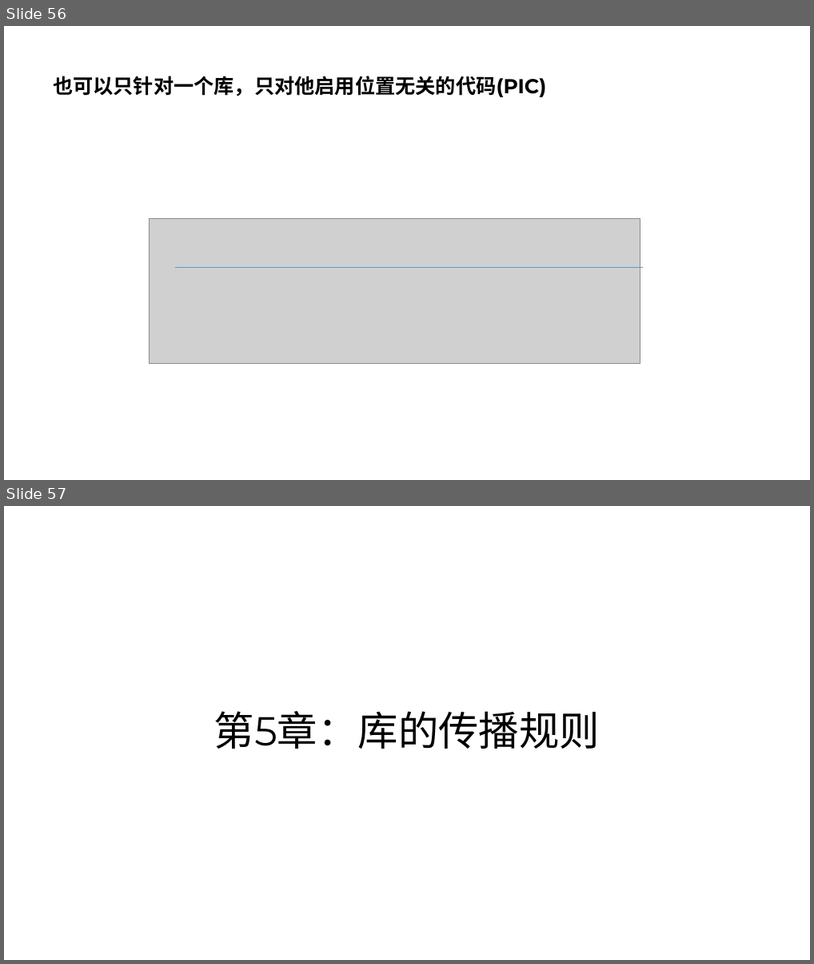
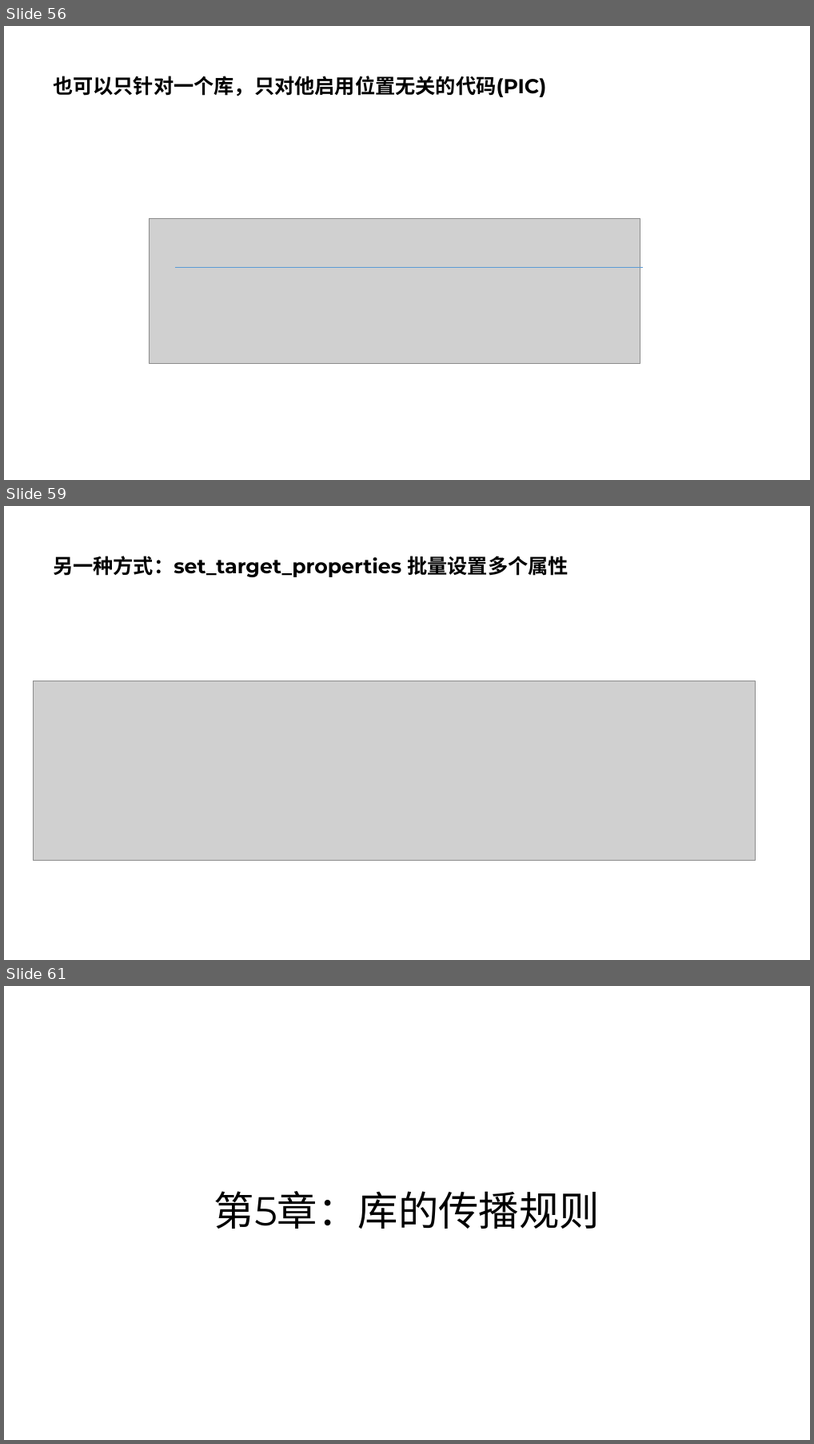
Before and after one commit to parallel101/course, a slide deck: 11/slides.pptx. Shown one above the other, each under a label of ours: slides 56 and 57 before the commit, slides 56, 59 and 61 after it; the slides between them are not shown. The pictures are 814x964 and 814x1444 pixels, drawn with LibreOffice and Linux fonts; fonts in the diff are those of the drawing; grey boxes stand for pictures. Boxes give left, top, right and bottom in pixels: in the first picture for what was removed or moved away, otherwise in the second. Text is boxed around its words. In the diff, an @@ line names an element or a change of style, - is before the commit and + after.

```diff
--- a/11/slides.pptx
+++ b/11/slides.pptx
@@ slide 59 added at (4,506,810,960), background #FFFFFF @@
@@ title added at (53,556,569,577), 24 pt, text #000000, bold @@
+另一种方式：set_target_properties 批量设置多个属性
@@ picture added at (34,681,756,860) @@
@@ what was slide 57 is now slide 61 @@
```
Also in this commit, not shown: 3 other slides added, 13 other files.
